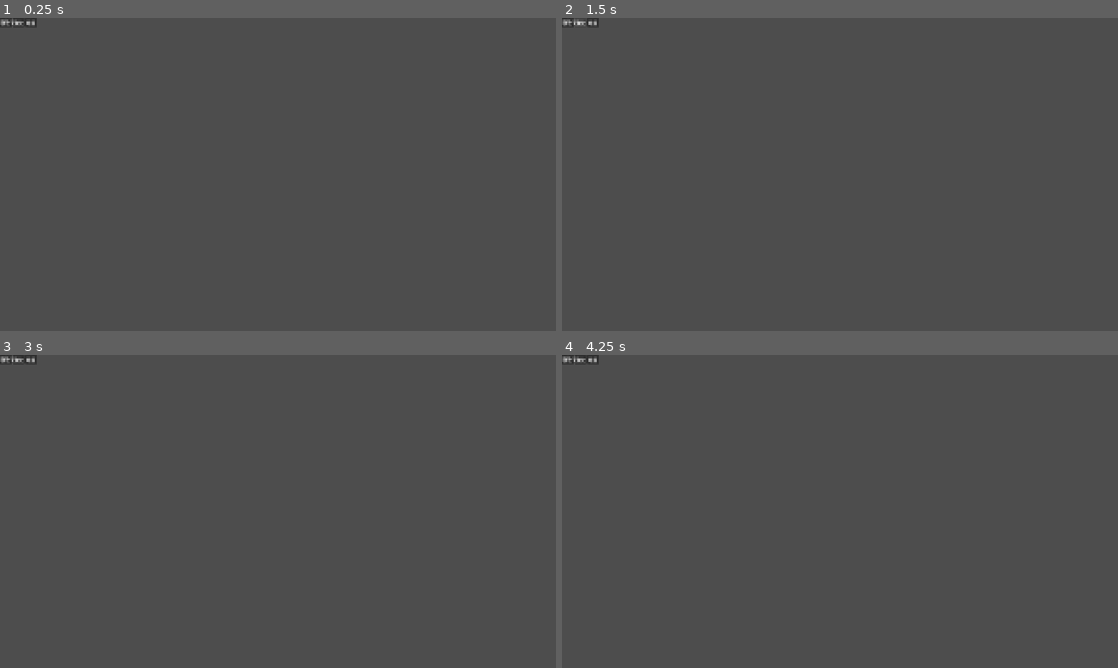
Above: before the commit, frames 1-4 (two rows, left to right).
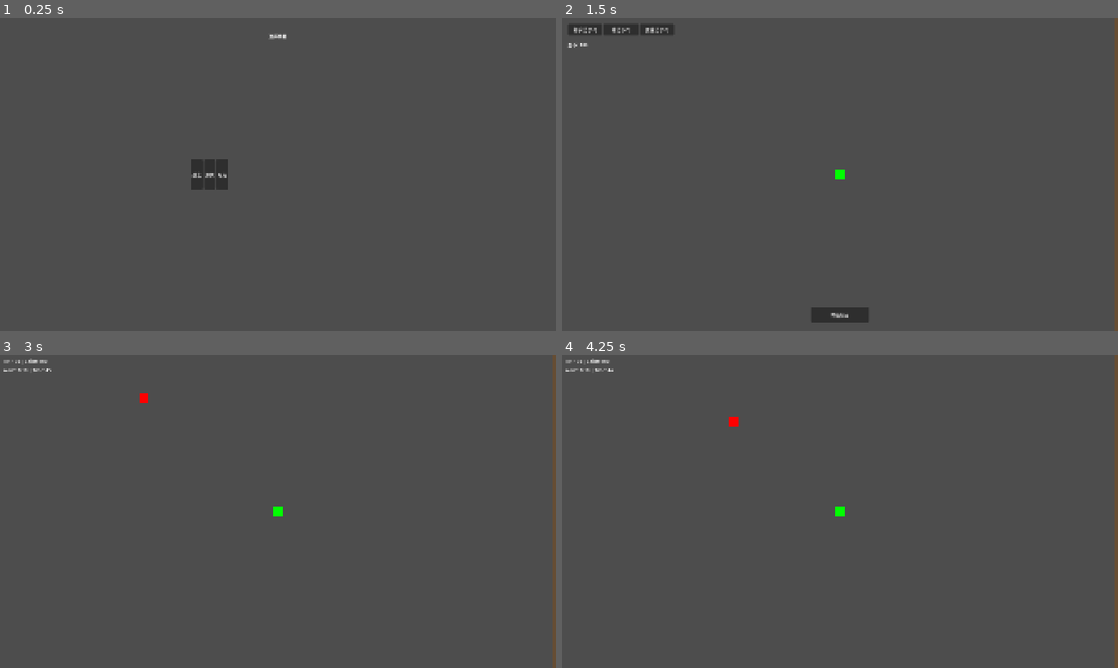
Above: after the commit, the same moments.

Repository: felang/utoland
Game: Godot game, scene res://scenes/character_selection.tscn
The game is run twice, just before and just after one commit, with the same random seed, the same clock (stepped at 60 frames per second) and the same inputs. This scene is started directly instead of the project's main scene.
Inputs (mouse positions are in pixels of both pictures, inside the frame that each line leads up to):
- Up to frame 1 (0.25 s): no input
- Up to frame 2 (1.5 s): click "战士" at 0.5 s; click (578, 21) at 1.25 s, where only the run before the commit has a clickable "游侠"
- Up to frame 3 (3 s): click (33, 358) at 2 s, where only the run before the commit has a clickable "坦克"; click (278, 652) at 2.75 s, where only the run after the commit has a clickable "开始战斗"
- Up to frame 4 (4.25 s): tap Enter at 3.5 s; move the mouse to (962, 495) at 3.52 s; hold D (move_right) from 3.53 s (still down); tap 1 at 3.6 s; click (962, 495) at 3.67 s

The runs differ from the first frame. In frame 1, 0.7% of the frame differs, in the area x 0-52%, y 0-55%; in frame 2, 1.7%, in the area x 0-100%, y 0-100%; in frame 3, 0.9%; in frame 4, 0.9%.

Commit message:
fix: 修复角色选择界面布局和场景切换

Diff:
--- a/scenes/character_selection.tscn
+++ b/scenes/character_selection.tscn
@@ -5,15 +5,35 @@
 [node name="root" type="Control" unique_id=282648690]
 script = ExtResource("1_xxxxx")
 layout_mode = 3
-anchors_preset = 0
+anchors_preset = 15
+anchor_right = 1.0
+anchor_bottom = 1.0
+grow_horizontal = 2
+grow_vertical = 2
 
 [node name="TitleLabel" type="Label" parent="." unique_id=289252906]
-layout_mode = 0
+layout_mode = 1
+anchors_preset = 10
+anchor_right = 1.0
+offset_top = 50.0
+offset_bottom = 100.0
+grow_horizontal = 2
 text = "选择角色"
 horizontal_alignment = 1
 
 [node name="CharacterContainer" type="HBoxContainer" parent="." unique_id=1179168628]
-layout_mode = 0
+layout_mode = 1
+anchors_preset = 8
+anchor_left = 0.5
+anchor_top = 0.5
+anchor_right = 0.5
+anchor_bottom = 0.5
+offset_left = -300.0
+offset_top = -50.0
+offset_right = 300.0
+offset_bottom = 50.0
+grow_horizontal = 2
+grow_vertical = 2
 
 [node name="WarriorButton" type="Button" parent="CharacterContainer" unique_id=1448305146]
 layout_mode = 2
--- a/scripts/character_selection.gd
+++ b/scripts/character_selection.gd
@@ -12,4 +12,6 @@
 func _on_character_selected(character_id: String) -> void:
 	GameData.current_character = character_id
 	print("选择角色: ", character_id)
-	get_tree().change_scene_to_file("res://scenes/weapon_selection.tscn")
+	var err := get_tree().change_scene_to_file("res://scenes/placement.tscn")
+	if err != OK:
+		push_error("场景切换失败: " + str(err))
